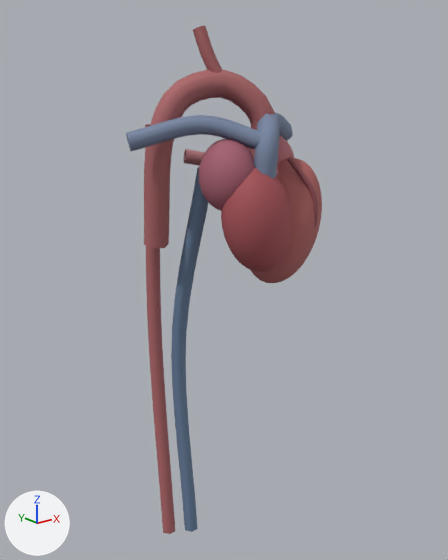
Two versions of the glTF model public/models/placeholders/heart.glb, one commit apart.
One viewpoint serves both versions: a camera (50 mm lens) standing at (-1.29, -1.82, 1.45) and looking at (0.095, -0.089, 0.758). Arrows for +X, +Y and +Z are at lower left; the lights stay in place. The older version comes first. Where no turn or scale is listed for an object, it has been applied to the vertices.

In view in the first picture: 'aorta-285', 'aorta-286', 'aorta-319', 'left-ventricle-281', 'left-ventricle-293', 'pulmonary-artery-287', 'pulmonary-artery-288', 'right-atrium-284', 'right-atrium-320', 'right-ventricle-282' and 2 more.
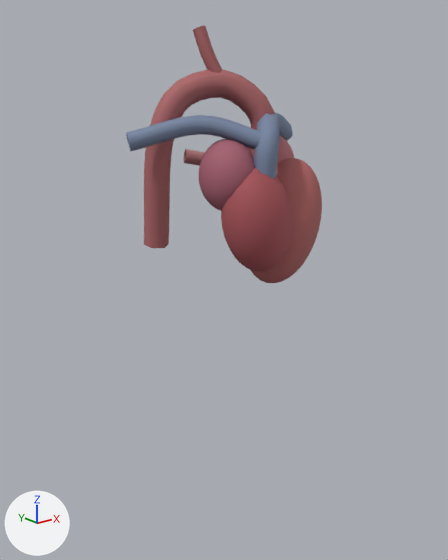
Changed parts and their boxes [x1, y1, x2, y2] in the pictures (448 x 560 px):
'right-atrium-320', deleted (blue): before [171, 167, 209, 532]
'aorta-319', deleted (brown): before [145, 124, 175, 534]
'left-ventricle-293', deleted: before [287, 156, 318, 228]

The edits, one by one:
Object 'left-ventricle-293' (ob_left_ventricle_293) is deleted.
Object 'aorta-319' (ob_aorta_319) is deleted.
Object 'right-atrium-320' (ob_right_atrium_320) is deleted.
